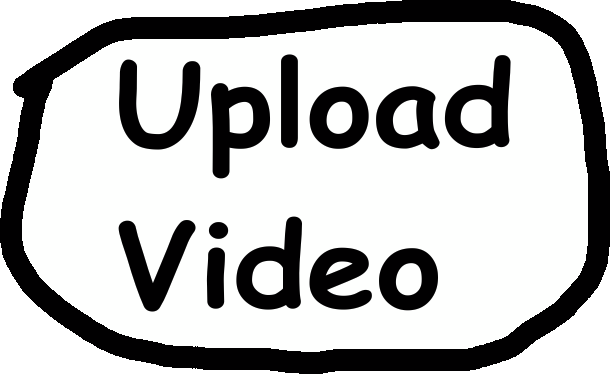
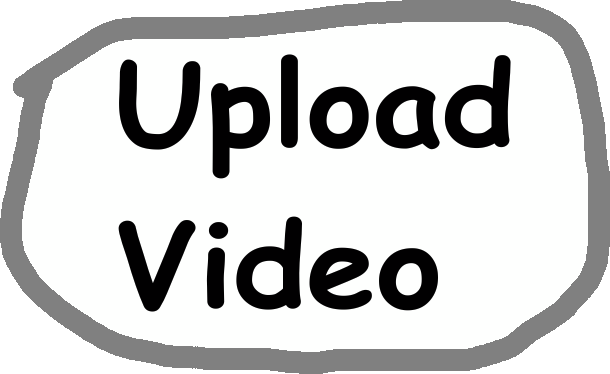
Before/after of a 610 x 374 layered artwork. What changed in the layer stack:
painted on "Paint Layer 1" over 0, 0, 610, 374
